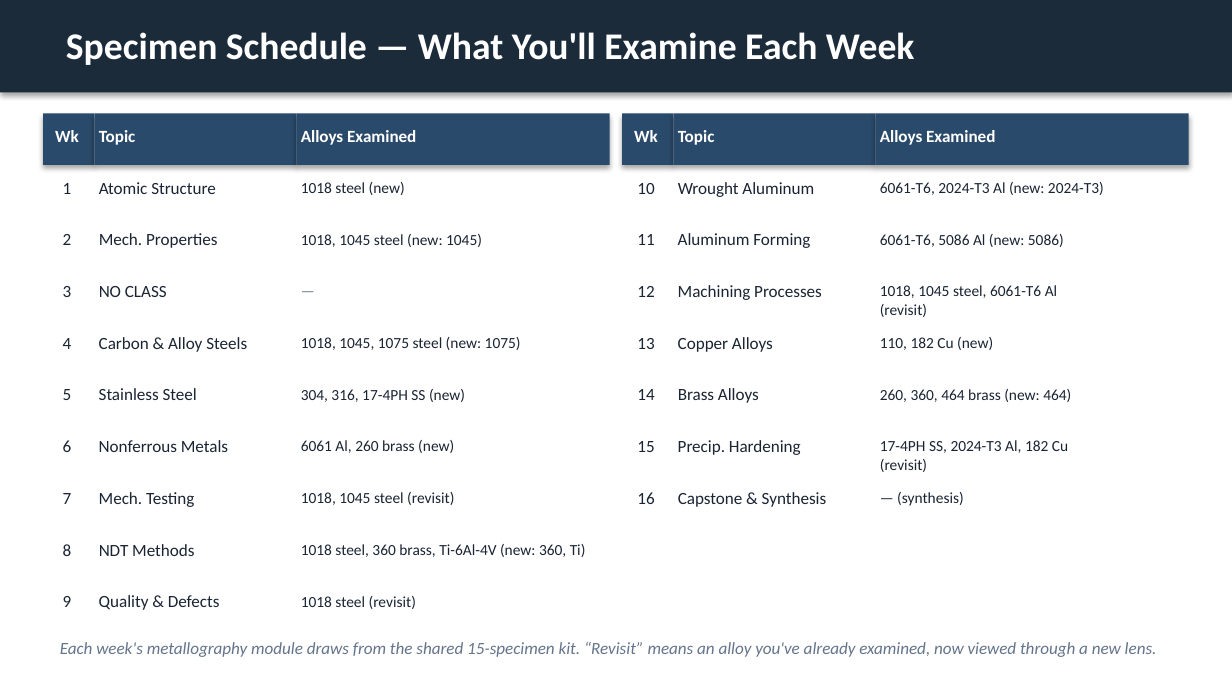
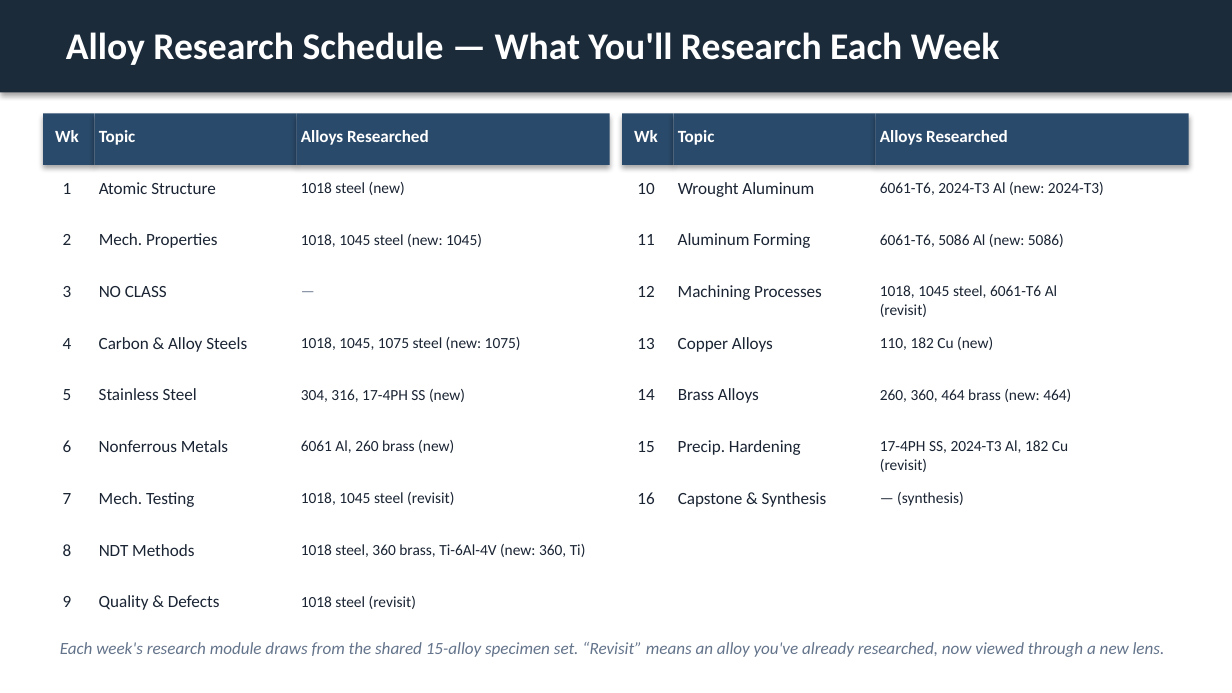
Before and after one commit to kainanis808/kainanis808.github.io, a slide deck: slide 10 of MECH191_metallurgy/slideDecks/pptx/MECH191_Week1_Intro.pptx. Drawn at 1232x693 pixels with LibreOffice and Linux fonts; fonts in the diff are those of the drawing. Boxes give left, top, right and bottom in pixels: in the first picture for what was removed or moved away, otherwise in the second. Text is boxed around its words. In the diff, an @@ line names an element or a change of style, - is before the commit and + after.

```diff
--- a/MECH191_metallurgy/slideDecks/pptx/MECH191_Week1_Intro.pptx
+++ b/MECH191_metallurgy/slideDecks/pptx/MECH191_Week1_Intro.pptx
@@ text at (66, 32, 1000, 65): text changed @@
-Specimen Schedule — What You'll Examine Each Week
+Alloy Research Schedule — What You'll Research Each Week
@@ text at (301, 130, 429, 145): text changed @@
-Alloys Examined
+Alloys Researched
@@ text at (880, 130, 1008, 145): text changed @@
-Alloys Examined
+Alloys Researched
@@ text at (60, 642, 1165, 657): text changed @@
-Each week's metallography module draws from the shared 15-specimen kit. “Revisit” means an alloy you've already examined, now viewed through a new lens.
+Each week's research module draws from the shared 15-alloy specimen set. “Revisit” means an alloy you've already researched, now viewed through a new lens.
```
Also in this commit, not shown: 2 other slides changed, 48 other files.
